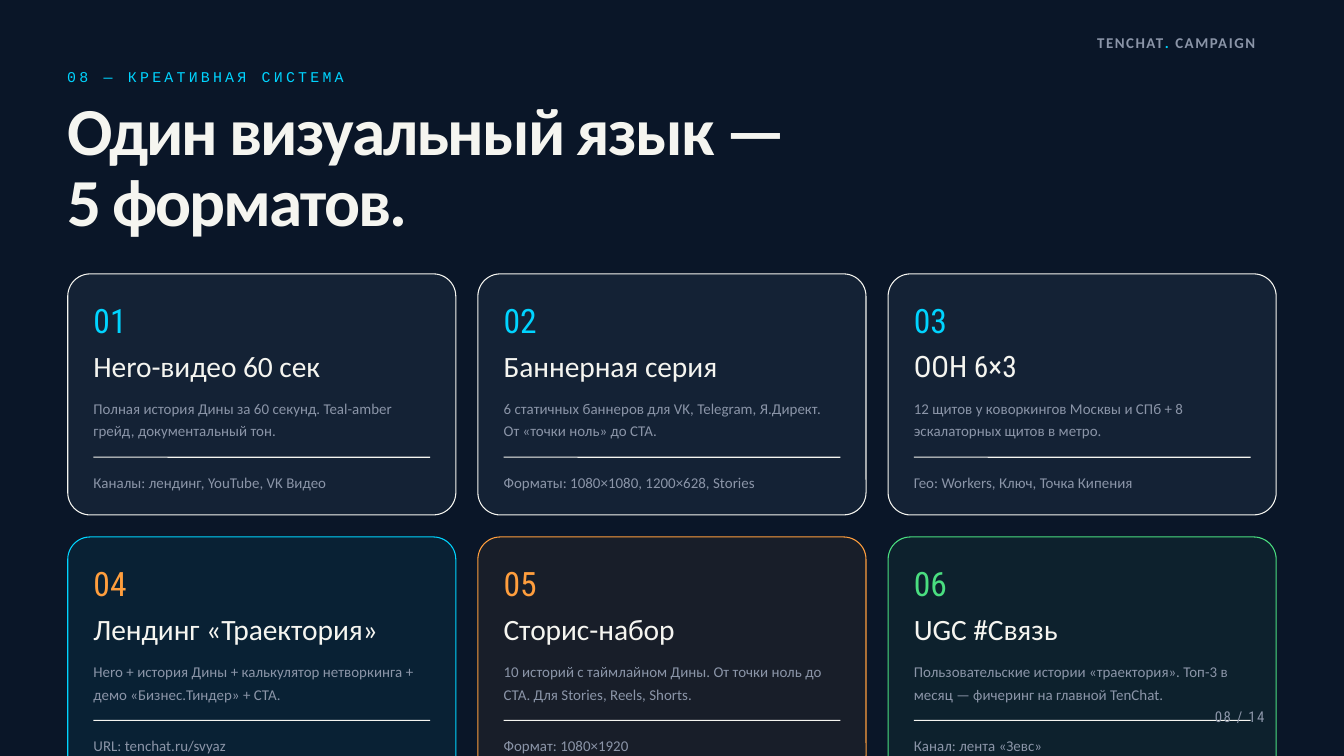
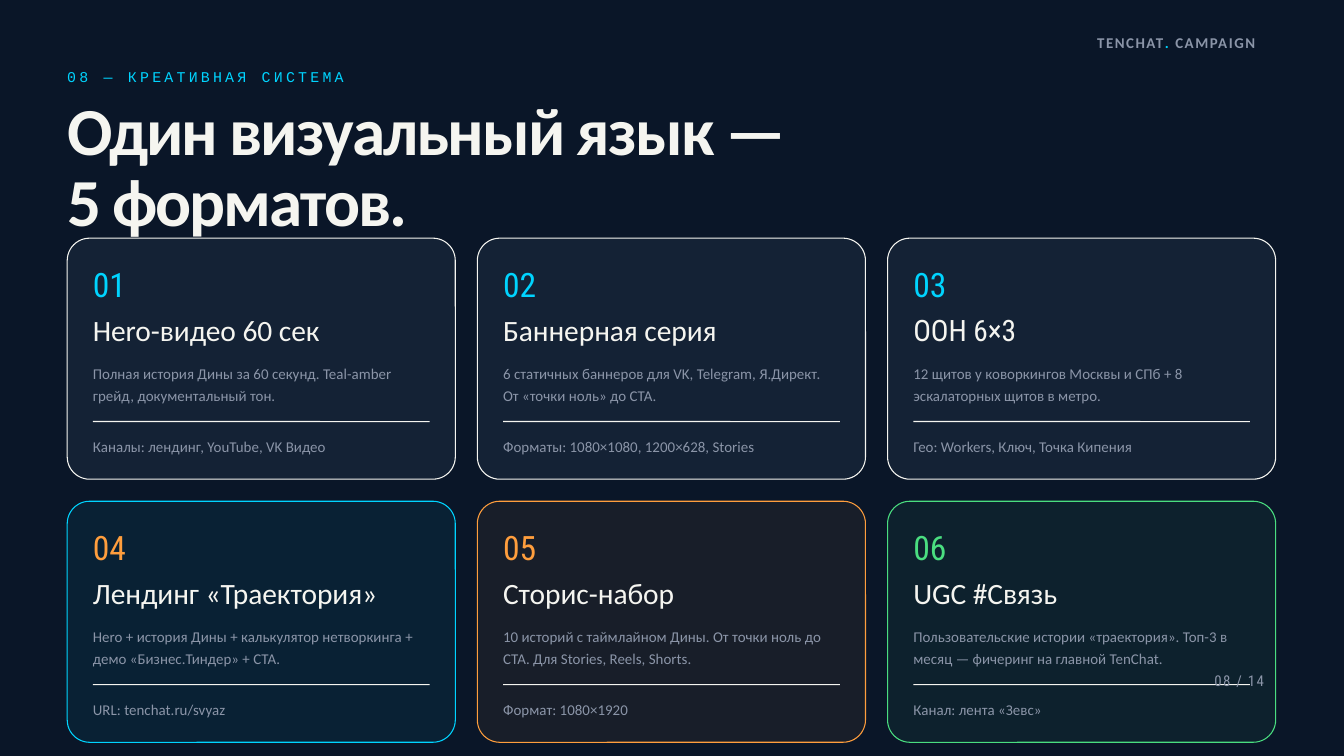
Before and after one commit to EdenwolfErdane/tenchat-svyaz, a slide deck: slide 8 of presentation/tenchat_svyaz.pptx. Drawn at 1344x756 pixels with LibreOffice and Linux fonts; fonts in the diff are those of the drawing. Boxes give left, top, right and bottom in pixels: in the first picture for what was removed or moved away, otherwise in the second. Text is boxed around its words. In the diff, an @@ line names an element or a change of style, - is before the commit and + after.

```diff
--- a/presentation/tenchat_svyaz.pptx
+++ b/presentation/tenchat_svyaz.pptx
@@ 25 texts, 6 lines, 6 rounded rectangles: place and size @@
-25 texts, 6 lines, 6 rounded rectangles at [67, 274, 1277, 756]
+25 texts, 6 lines, 6 rounded rectangles at [67, 238, 1275, 742]
```
Also in this commit, not shown: 10 other slides changed, 1 other file.
